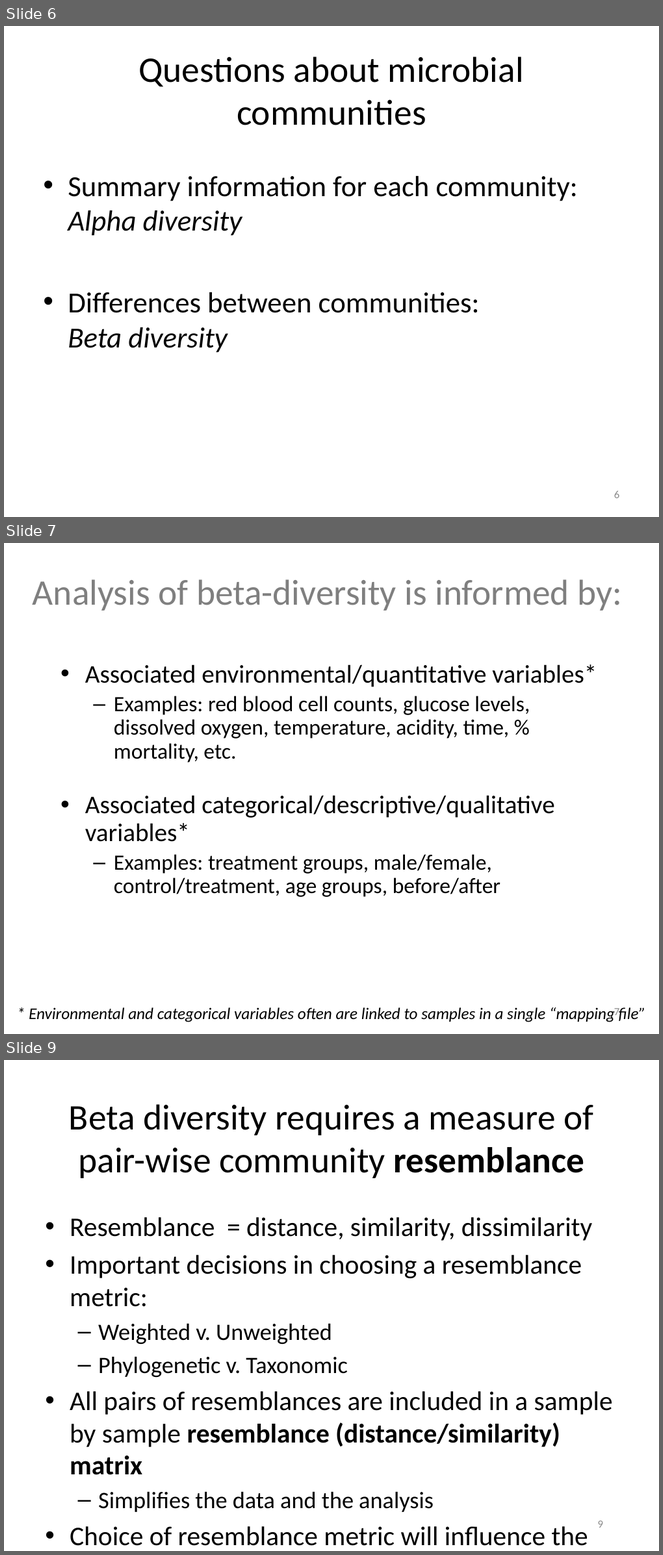
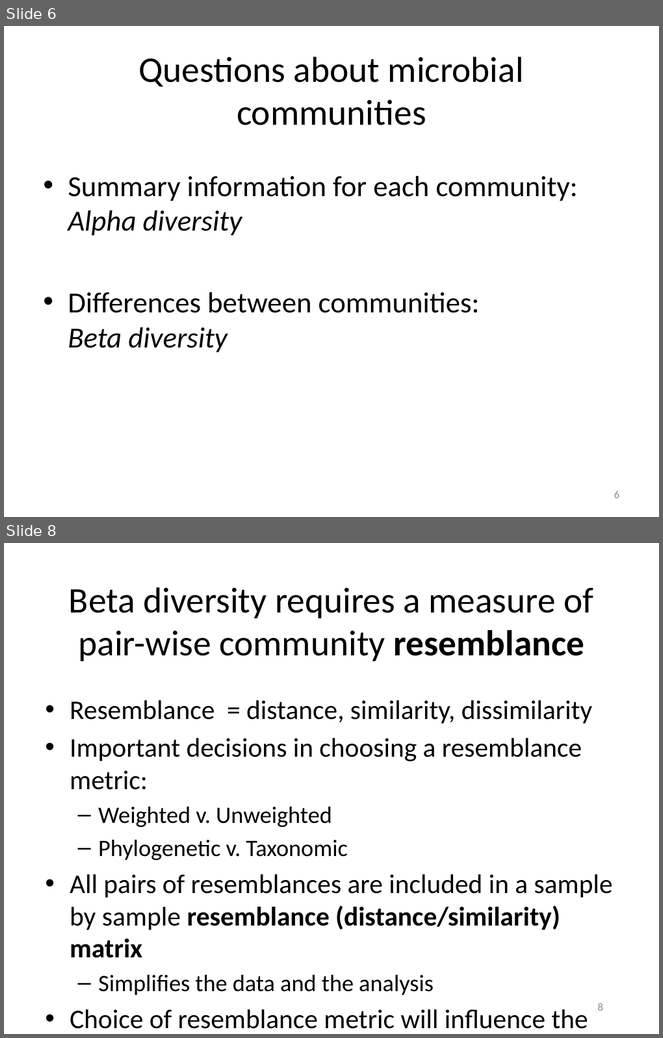
Before and after one commit to edamame-course/docs, a slide deck: extra/Presentations/2014-08-14-PM_Ashley_Lecture3.pptx. Shown one above the other, each under a label of ours: slides 6, 7 and 9 before the commit, slides 6 and 8 after it; the slides between them are not shown. The pictures are 663x1555 and 663x1038 pixels, drawn with LibreOffice and Linux fonts; fonts in the diff are those of the drawing. Boxes give left, top, right and bottom in pixels: in the first picture for what was removed or moved away, otherwise in the second. Text is boxed around its words. In the diff, an @@ line names an element or a change of style, - is before the commit and + after.

```diff
--- a/extra/Presentations/2014-08-14-PM_Ashley_Lecture3.pptx
+++ b/extra/Presentations/2014-08-14-PM_Ashley_Lecture3.pptx
@@ slide 7 removed at (4, 543, 659, 1034), background #FFFFFF @@
@@ title removed at (33, 579, 623, 611) @@
-Analysis of beta-diversity is informed by:
@@ text removed at (85, 665, 597, 897) @@
-• Associated environmental/quantitative variables*
-  – Examples: red blood cell counts, glucose levels, dissolved oxygen, temperature, acidity, time, % mortality, etc.
-• Associated categorical/descriptive/qualitative variables*
-  – Examples: treatment groups, male/female, control/treatment, age groups, before/after
@@ text removed at (29, 1008, 646, 1023) @@
-* Environmental and categorical variables often are linked to samples in a single “mapping file”
@@ page number removed at (614, 1008, 620, 1016) @@
-7
@@ what was slide 9 is now slide 8 @@
@@ page number at (598, 1003, 603, 1011): text changed @@
-9
+8
```
Also in this commit, not shown: 1 slide changed, 3 slides added, 1 other slide removed, 2 other files.
